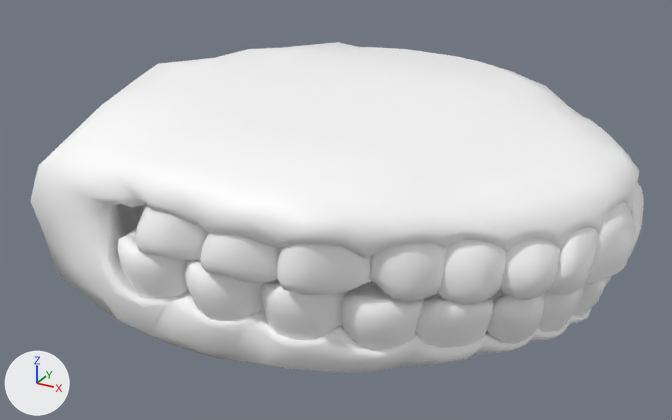
Before and after pictures for a commit that changed the COLLADA model thisistheone.dae.
Before and after are seen from a 50 mm camera at (0.1116, -0.091, 1.7271) aimed at (0.0627, -0.0022, 1.6827). Every picture has the same lights, and +X, +Y and +Z are marked at lower left. Where no turn or scale is listed for an object, it has been applied to the vertices.

The first picture shows 'mainnodeZsF_5g', 'mainnodeZsF_5g.001', 'mainnodeZsF_5g.003'.
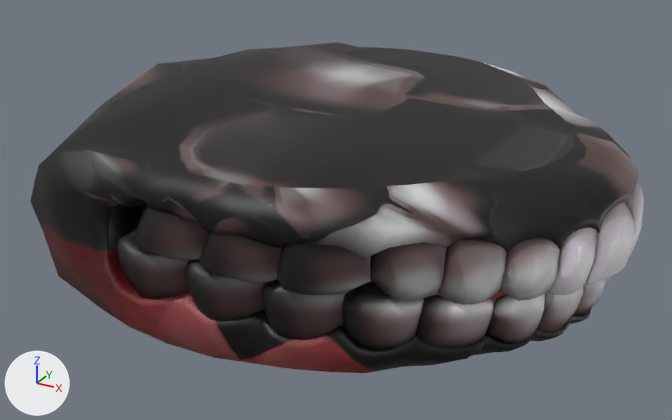
Pixel boxes (x1, y1, x2, y2) of what changed, in the pictures (672 x 420 px):
```json
{"object": "mainnodeZsF_5g.003", "change": "surface changed", "before": [30, 42, 639, 373], "after": [30, 42, 639, 373], "on screen": "white to grey"}
{"object": "mainnodeZsF_5g", "change": "surface changed", "before": [135, 183, 644, 305], "after": [135, 183, 644, 305]}
{"object": "mainnodeZsF_5g.001", "change": "surface changed", "before": [117, 228, 612, 350], "after": [117, 228, 612, 350]}
```

Edits to the scene script, one JSON object a line:
```json
{"op": "add", "block": "img_kathy_png", "code": ["img_kathy_png = load_image('Kathy.png', 'Kathy.png', 1024, 1024, 'sRGB')"]}
{"op": "remove", "block": "mat_materialzsf_5g0", "code": "mat_materialzsf_5g0.base_color = (1.0, 1.0, 1.0)  # white #ffffff"}
{"op": "add", "block": "mat_materialzsf_5g0", "code": "mat_materialzsf_5g0.texture = img_kathy_png"}
{"op": "remove", "block": "mat_materialzsf_5g1", "code": "mat_materialzsf_5g1.base_color = (1.0, 1.0, 1.0)  # white #ffffff"}
{"op": "add", "block": "mat_materialzsf_5g1", "code": "mat_materialzsf_5g1.texture = img_kathy_png"}
{"op": "remove", "block": "mat_materialzsf_5g3", "code": "mat_materialzsf_5g3.base_color = (1.0, 1.0, 1.0)  # white #ffffff"}
{"op": "add", "block": "mat_materialzsf_5g3", "code": "mat_materialzsf_5g3.texture = img_kathy_png"}
```
